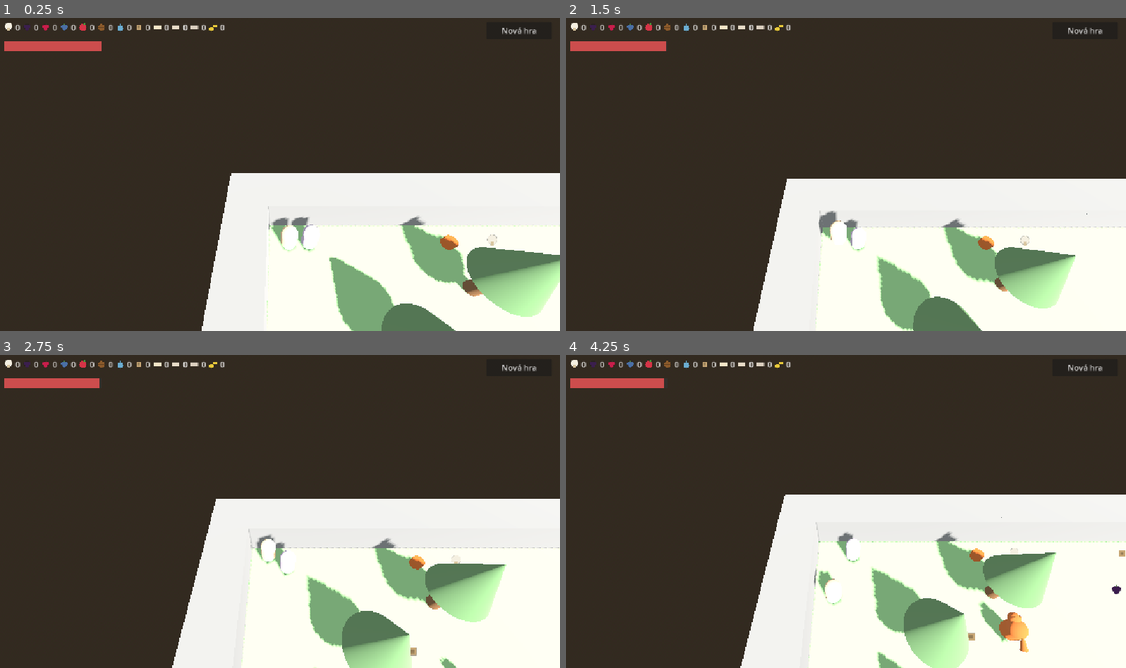
Above: before the commit, frames 1-4 (two rows, left to right).
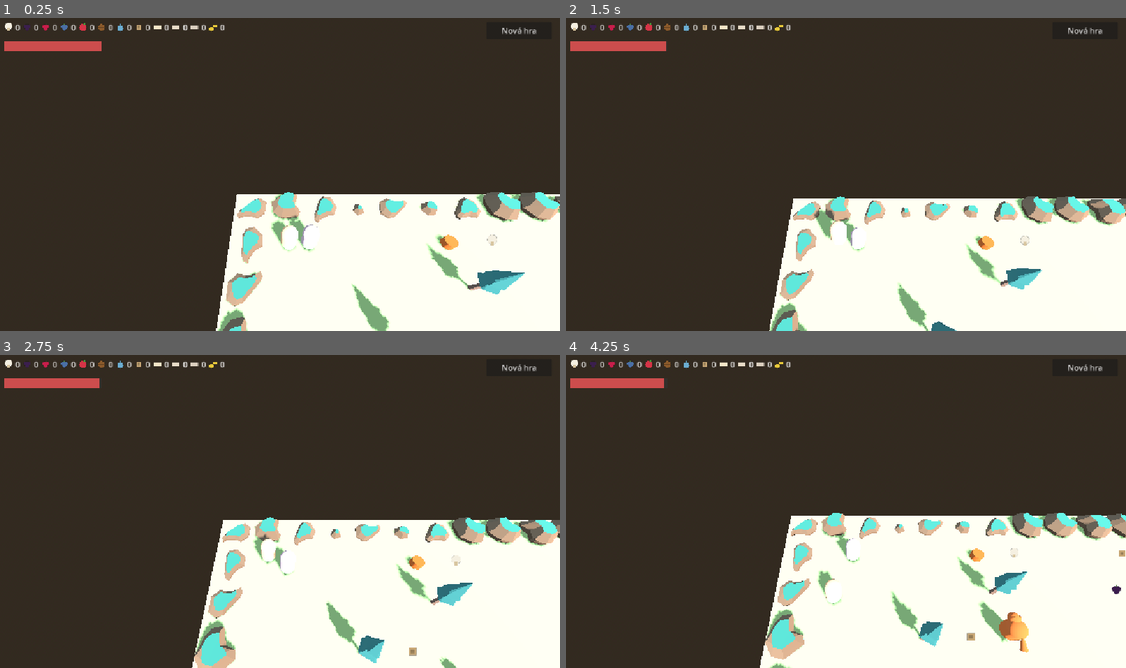
Above: after the commit, the same moments.

Repository: sirdik/zola-game-1
Game: Godot game, scene res://game/world/Forest.tscn
The game is run twice, just before and just after one commit, with the same random seed, the same clock (stepped at 60 frames per second) and the same inputs.
Inputs:
- Up to frame 1 (0.25 s): no input
- Up to frame 2 (1.5 s): tap Enter (p1_action) at 0.5, 0.6 s; hold Up (p1_move_forward) 0.53-1.28 s; tap Space (p1_jump) at 0.77 s; hold Down (p1_move_back) from 1.28 s (still down); tap F (p2_action) at 1.35 s
- Up to frame 3 (2.75 s): tap Space (p1_jump) at 1.52 s; release Down (p1_move_back) at 2.03 s; hold Up (p1_move_forward) from 2.03 s (still down); tap S (p2_move_back) at 2.1 s
- Up to frame 4 (4.25 s): tap W (p2_move_forward) at 2.85 s; tap Space (p1_jump) at 3.02, 3.77 s; release Up (p1_move_forward) at 3.53 s; hold Down (p1_move_back) from 3.53 s (still down); tap Enter (p1_action) at 3.6 s

The runs differ from the first frame. In frame 1, 15% of the frame differs, in the area x 36-100%, y 49-100%; in frame 2, 14%; in frame 3, 16%, in the area x 30-100%, y 45-100%; in frame 4, 15%.

Commit message:
Replace procedural tree/rock meshes with Kenney low-poly models

Diff:
--- a/game/world/level_loader.gd
+++ b/game/world/level_loader.gd
@@ -11,6 +11,20 @@
 
 const TILE_SIZE := 2.0
 const SKIP_CHARS := "0123456789 "
+
+const ROCK_MODELS: Array[Dictionary] = [
+	{"path": "res://assets/models/nature/rock_smallA.glb", "scale": 2.2},
+	{"path": "res://assets/models/nature/rock_smallD.glb", "scale": 2.2},
+	{"path": "res://assets/models/nature/rock_largeA.glb", "scale": 1.6},
+	{"path": "res://assets/models/nature/rock_largeD.glb", "scale": 1.6},
+]
+
+const TREE_MODELS: Array[Dictionary] = [
+	{"path": "res://assets/models/nature/tree_pineRoundA.glb", "scale": 1.9},
+	{"path": "res://assets/models/nature/tree_pineRoundC.glb", "scale": 1.9},
+	{"path": "res://assets/models/nature/tree_pineTallA.glb", "scale": 1.75},
+	{"path": "res://assets/models/nature/tree_pineTallC.glb", "scale": 1.75},
+]
 
 @export var level_path: String = "res://levels/forest_01.txt"
 @export var player_paths: Array[NodePath] = [NodePath("../Player1"), NodePath("../Player2")]
@@ -183,15 +197,7 @@
 	collision.position = Vector3(0, 1.0, 0)
 	body.add_child(collision)
 
-	var mesh := BoxMesh.new()
-	mesh.size = Vector3(2.0, 2.0, 2.0)
-	var mesh_instance := MeshInstance3D.new()
-	mesh_instance.mesh = mesh
-	mesh_instance.position = Vector3(0, 1.0, 0)
-	var material := StandardMaterial3D.new()
-	material.albedo_color = Color(0.6, 0.6, 0.62)
-	mesh_instance.material_override = material
-	body.add_child(mesh_instance)
+	_add_random_model(body, ROCK_MODELS)
 
 func _spawn_tree(pos: Vector3) -> void:
 	var body := StaticBody3D.new()
@@ -207,29 +213,15 @@
 	collision.position = Vector3(0, 1.0, 0)
 	body.add_child(collision)
 
-	var trunk_mesh := CylinderMesh.new()
-	trunk_mesh.top_radius = 0.3
-	trunk_mesh.bottom_radius = 0.3
-	trunk_mesh.height = 2.0
-	var trunk_instance := MeshInstance3D.new()
-	trunk_instance.mesh = trunk_mesh
-	trunk_instance.position = Vector3(0, 1.0, 0)
-	var trunk_material := StandardMaterial3D.new()
-	trunk_material.albedo_color = Color(0.55, 0.4, 0.28)
-	trunk_instance.material_override = trunk_material
-	body.add_child(trunk_instance)
-
-	var crown_mesh := CylinderMesh.new()
-	crown_mesh.top_radius = 0.0
-	crown_mesh.bottom_radius = 1.2
-	crown_mesh.height = 2.5
-	var crown_instance := MeshInstance3D.new()
-	crown_instance.mesh = crown_mesh
-	crown_instance.position = Vector3(0, 3.0, 0)
-	var crown_material := StandardMaterial3D.new()
-	crown_material.albedo_color = Palette.PASTEL_GREEN.darkened(0.3)
-	crown_instance.material_override = crown_material
-	body.add_child(crown_instance)
+	_add_random_model(body, TREE_MODELS)
+
+func _add_random_model(parent: Node3D, models: Array[Dictionary]) -> void:
+	var choice: Dictionary = models[randi() % models.size()]
+	var scene: PackedScene = load(choice["path"])
+	var instance: Node3D = scene.instantiate()
+	instance.scale = Vector3.ONE * float(choice["scale"])
+	instance.rotation.y = randf_range(0.0, TAU)
+	parent.add_child(instance)
 
 func _spawn_water(pos: Vector3) -> void:
 	var mesh := BoxMesh.new()
